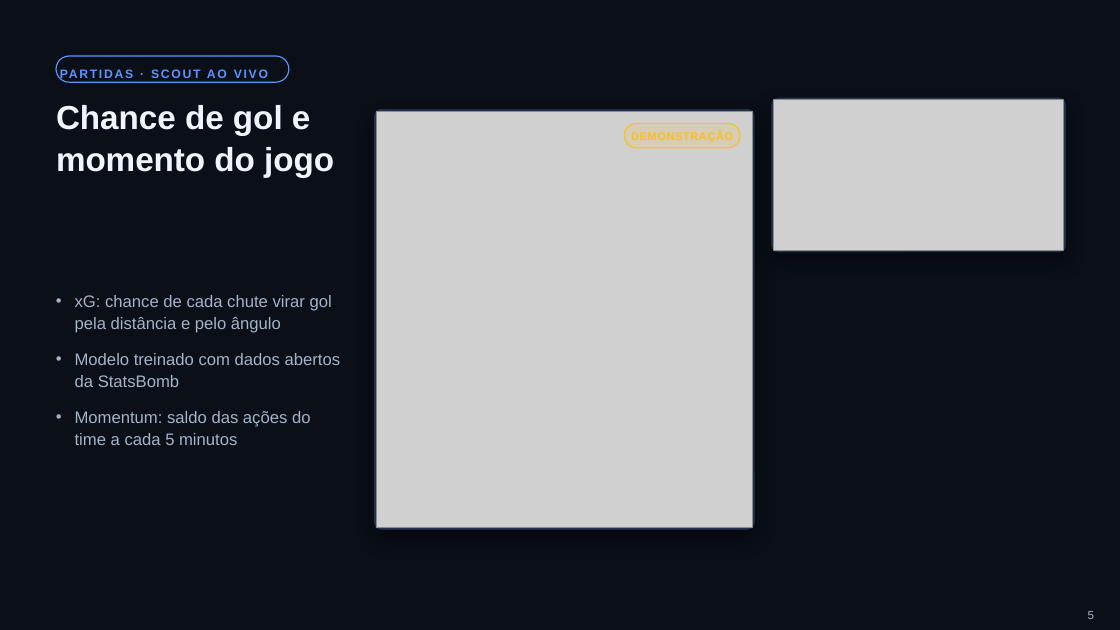
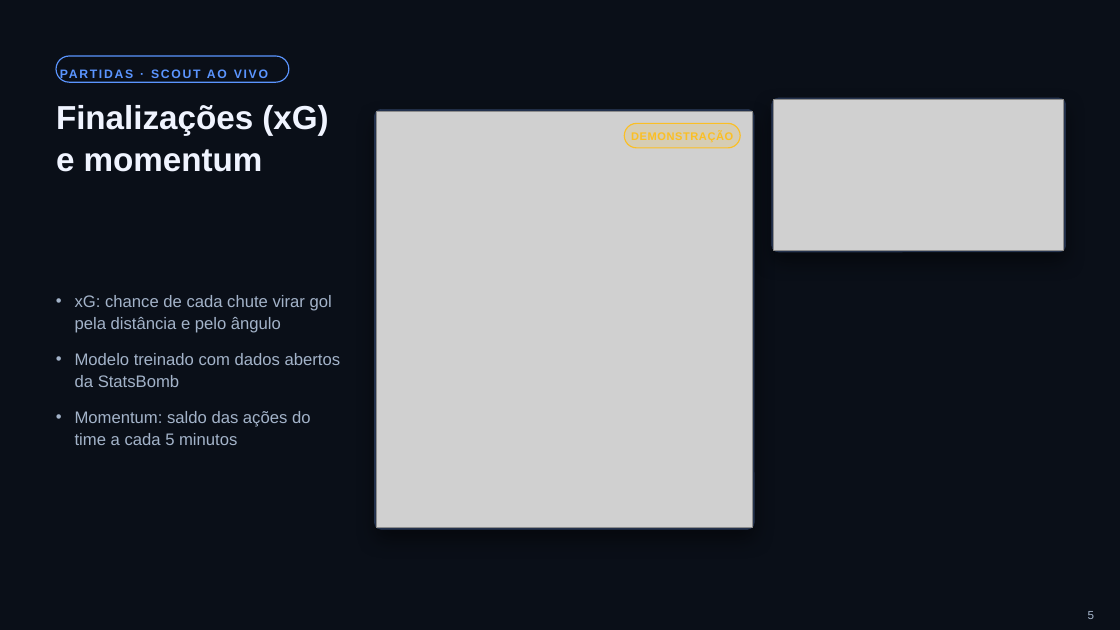
Before and after one commit to cborba733/Capixastat, a slide deck: slide 5 of CapixaStat_Apresentacao.pptx. Drawn at 1120x630 pixels with LibreOffice and Linux fonts; fonts in the diff are those of the drawing; grey boxes stand for pictures. Boxes give left, top, right and bottom in pixels: in the first picture for what was removed or moved away, otherwise in the second. Text is boxed around its words. In the diff, an @@ line names an element or a change of style, - is before the commit and + after.

```diff
--- a/CapixaStat_Apresentacao.pptx
+++ b/CapixaStat_Apresentacao.pptx
@@ title at <box>56,105,328,172</box>: text changed @@
-Chance de gol e momento do jogo
+Finalizações (xG) e momentum
```
Also in this commit, not shown: 7 other slides changed, 2 slides added, 2 slides removed, 2 other files.
